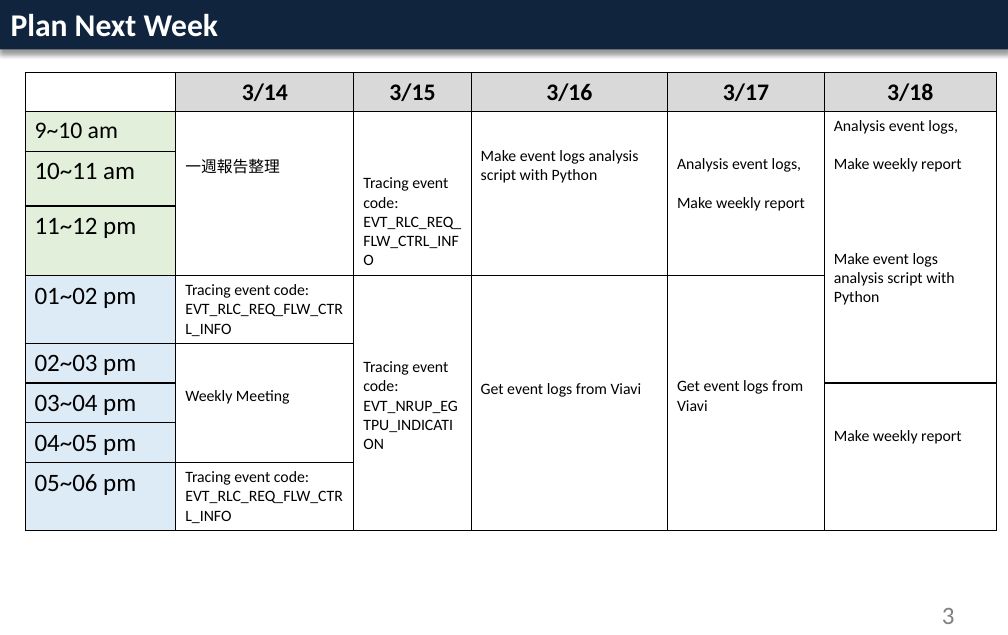
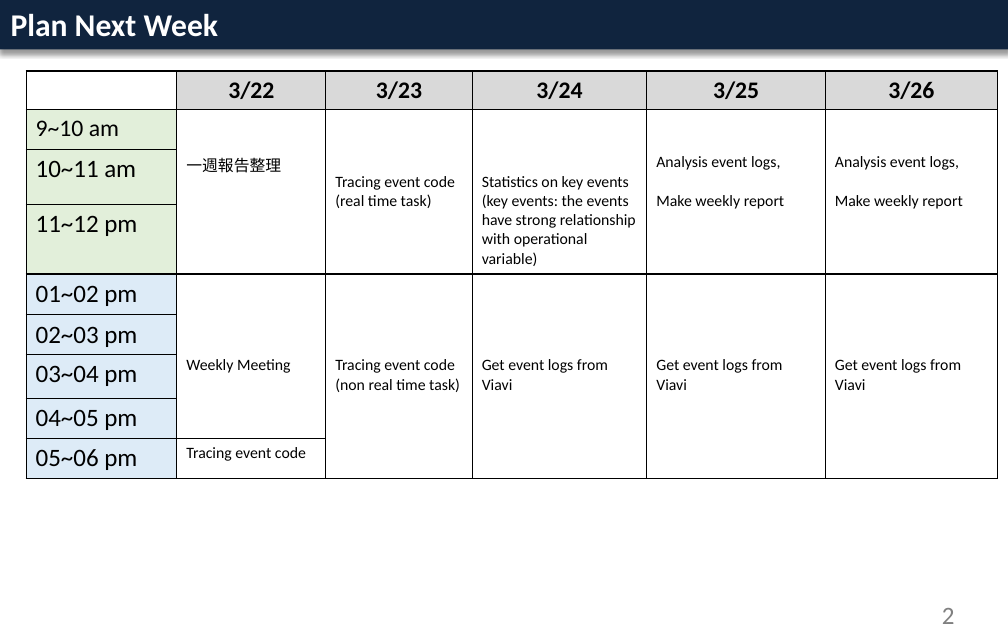
Before and after one commit to appletime81/CPU_Profile_Analysis, a slide deck: slide 2 of Weekly_Report_wk11_Frank.pptx (slide 3 before the commit). Drawn at 1008x635 pixels with LibreOffice and Linux fonts; fonts in the diff are those of the drawing; background and template pictures are left out. Boxes give left, top, right and bottom in pixels: in the first picture for what was removed or moved away, otherwise in the second. Text is boxed around its words. In the diff, an @@ line names an element or a change of style, - is before the commit and + after.

Commit message:
Update

```diff
--- a/Weekly_Report_wk11_Frank.pptx
+++ b/Weekly_Report_wk11_Frank.pptx
@@ table at box(27, 71, 997, 478) @@
-row 1:  | 3/14 | 3/15 | 3/16 | 3/17 | 3/18
+row 1:  | 3/22 | 3/23 | 3/24 | 3/25 | 3/26
-row 2, column 3: Tracing event code: / EVT_RLC_REQ_FLW_CTRL_INFO
+row 2, column 3: Tracing event code / (real time task)
-row 2, column 4: Make event logs analysis script with Python
+row 2, column 4: Statistics on key events / (key events: the events have strong relationship with operational variable)
-row 4:  |  |  |  |  | Make event logs analysis script with Python
-row 6: 01~02 pm | Tracing event code: / EVT_RLC_REQ_FLW_CTRL_INFO | Tracing event code: / EVT_NRUP_EGTPU_INDICATION | Get event logs from Viavi | Get event logs from Viavi | 
+row 5: 01~02 pm | Weekly Meeting | Tracing event code / (non real time task) | Get event logs from Viavi | Get event logs from Viavi | Get event logs from Viavi
-row 6, column 2: Weekly Meeting
+row 6, column 2: 
-row 7, column 6: Make weekly report
+row 7, column 6: 
-row 9, column 2: Tracing event code: / EVT_RLC_REQ_FLW_CTRL_INFO
+row 9, column 2: Tracing event code
@@ page number at box(942, 608, 955, 624): text changed @@
-3
+2
```
Also in this commit, not shown: 1 other slide changed, 1 slide added, 2 slides removed.
